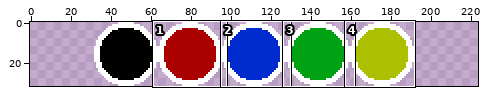
File history of a sprite sheet, GameObjects/Puzzle/ColorSwitch.png. The picture above shows the old version from afar; the outline marks the close-up.
Close-up. First the earlier version:
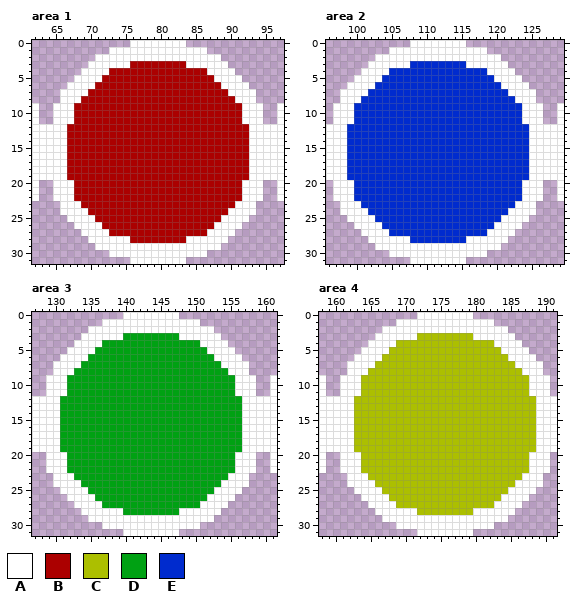
The file is 160x32 pixels. Shown: area 1: x 62..97, y 0..31; area 2: x 96..129, y 0..31; area 3: x 127..161, y 0..31; area 4: x 158..191, y 0..31. The old version is drawn lined up with the new one, on the new canvas. The commit also changed other parts of the picture, which this record leaves out.
Palette (. is transparent): A #ffffff  B #ab0000  C #acbf00  D #00a113  E #002bce
The result:
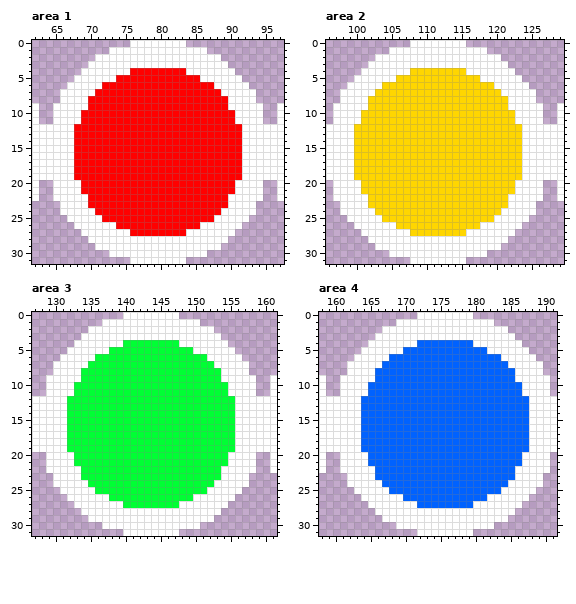
The exact change:
canvas 160x32 -> 224x32, the old top-left corner now at 32,0
colour B: #ab0000 -> #ff0000
colour C: #acbf00 -> #0062ff
colour D: #00a113 -> #00ff34
colour E: #002bce -> #ffd600
Area 1:
y 3: x 76..83 BBBBBBBB -> AAAAAAAA
y 4: x 73..75 BBB -> AAA; x 84..86 BBB -> AAA
y 5: x 72..73 BB -> AA; x 86..87 BB -> AA
y 6: x 71 B -> A; x 88 B -> A
y 7: x 70 B -> A; x 89 B -> A
y 8: x 69 B -> A; x 90 B -> A
y 9: x 68..69 BB -> AA; x 90..91 BB -> AA
y 10..11: x 68 B -> A; x 91 B -> A
y 12..19: x 67 B -> A; x 92 B -> A
y 20..21: x 68 B -> A; x 91 B -> A
y 22: x 68..69 BB -> AA; x 90..91 BB -> AA
y 23: x 69 B -> A; x 90 B -> A
y 24: x 70 B -> A; x 89 B -> A
y 25: x 71 B -> A; x 88 B -> A
y 26: x 72..73 BB -> AA; x 86..87 BB -> AA
y 27: x 73..75 BBB -> AAA; x 84..86 BBB -> AAA
y 28: x 76..83 BBBBBBBB -> AAAAAAAA
Area 2:
y 3: x 108..115 EEEEEEEE -> AAAAAAAA
y 4: x 105..107 EEE -> AAA; x 116..118 EEE -> AAA
y 5: x 104..105 EE -> AA; x 118..119 EE -> AA
y 6: x 103 E -> A; x 120 E -> A
y 7: x 102 E -> A; x 121 E -> A
y 8: x 101 E -> A; x 122 E -> A
y 9: x 100..101 EE -> AA; x 122..123 EE -> AA
y 10..11: x 100 E -> A; x 123 E -> A
y 12..19: x 99 E -> A; x 124 E -> A
y 20..21: x 100 E -> A; x 123 E -> A
y 22: x 100..101 EE -> AA; x 122..123 EE -> AA
y 23: x 101 E -> A; x 122 E -> A
y 24: x 102 E -> A; x 121 E -> A
y 25: x 103 E -> A; x 120 E -> A
y 26: x 104..105 EE -> AA; x 118..119 EE -> AA
y 27: x 105..107 EEE -> AAA; x 116..118 EEE -> AAA
y 28: x 108..115 EEEEEEEE -> AAAAAAAA
Area 3:
y 3: x 140..147 DDDDDDDD -> AAAAAAAA
y 4: x 137..139 DDD -> AAA; x 148..150 DDD -> AAA
y 5: x 136..137 DD -> AA; x 150..151 DD -> AA
y 6: x 135 D -> A; x 152 D -> A
y 7: x 134 D -> A; x 153 D -> A
y 8: x 133 D -> A; x 154 D -> A
y 9: x 132..133 DD -> AA; x 154..155 DD -> AA
y 10..11: x 132 D -> A; x 155 D -> A
y 12..19: x 131 D -> A; x 156 D -> A
y 20..21: x 132 D -> A; x 155 D -> A
y 22: x 132..133 DD -> AA; x 154..155 DD -> AA
y 23: x 133 D -> A; x 154 D -> A
y 24: x 134 D -> A; x 153 D -> A
y 25: x 135 D -> A; x 152 D -> A
y 26: x 136..137 DD -> AA; x 150..151 DD -> AA
y 27: x 137..139 DDD -> AAA; x 148..150 DDD -> AAA
y 28: x 140..147 DDDDDDDD -> AAAAAAAA
Area 4:
y 3: x 172..179 CCCCCCCC -> AAAAAAAA
y 4: x 169..171 CCC -> AAA; x 180..182 CCC -> AAA
y 5: x 168..169 CC -> AA; x 182..183 CC -> AA
y 6: x 167 C -> A; x 184 C -> A
y 7: x 166 C -> A; x 185 C -> A
y 8: x 165 C -> A; x 186 C -> A
y 9: x 164..165 CC -> AA; x 186..187 CC -> AA
y 10..11: x 164 C -> A; x 187 C -> A
y 12..19: x 163 C -> A; x 188 C -> A
y 20..21: x 164 C -> A; x 187 C -> A
y 22: x 164..165 CC -> AA; x 186..187 CC -> AA
y 23: x 165 C -> A; x 186 C -> A
y 24: x 166 C -> A; x 185 C -> A
y 25: x 167 C -> A; x 184 C -> A
y 26: x 168..169 CC -> AA; x 182..183 CC -> AA
y 27: x 169..171 CCC -> AAA; x 180..182 CCC -> AAA
y 28: x 172..179 CCCCCCCC -> AAAAAAAA
Boxes around the changes in both close-ups, in picture pixels (x1, y1, x2, y2):
changed: (67, 61, 249, 243)
changed: (347, 61, 529, 243)
changed: (60, 333, 242, 515)
changed: (354, 333, 536, 515)
